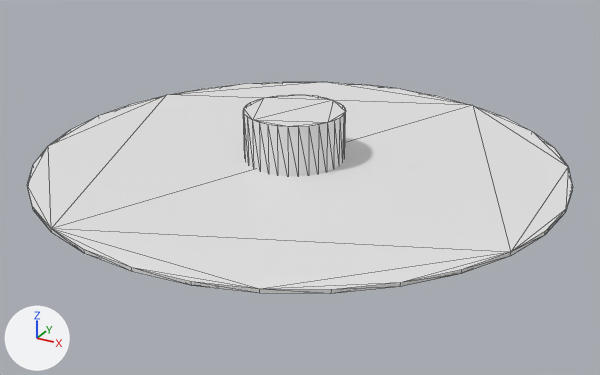
The glTF model bun.glb as it was, and as the next commit left it.
Rendered twice from a 50 mm lens placed at (37.1, -67.0, 24.3), pointed at (1.0, -1.3, -8.5). Lighting does not change. The marker at lower left points along +X, +Y and +Z. The older version comes first. Mesh edges are drawn as thin lines. Where no turn or scale is listed for an object, it has been applied to the vertices.

The scene before the commit, as lines of its bpy script (objects in view):
```python
me_silinder_004 = bpy.data.meshes.new('Silinder.004')
me_silinder_004.from_pydata(...)  # a 32-sided cylinder along z spanning x -25.9..25.9, y -25.9..25.9, z -0.2..0.2
me_silinder_005 = bpy.data.meshes.new('Silinder.005')
me_silinder_005.from_pydata(...)  # a 32-sided cylinder along z spanning x -4.94..4.94, y -4.94..4.94, z -2.62..2.62
ob_silinder = bpy.data.objects.new('Silinder', me_silinder_004)
ob_silinder.location = (0.0, 0.54, -6.16)
ob_silinder_001 = bpy.data.objects.new('Silinder.001', me_silinder_005)
ob_silinder_001.location = (-0.35, 0.05, -3.73)
```
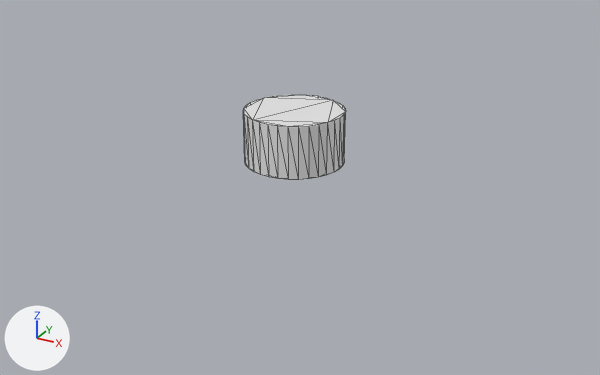
Where the change shows, as pixel boxes (x1, y1, x2, y2) in the pictures (600 x 375 px):
'Silinder', deleted: before (27, 82, 573, 294)

The edits, one by one:
Object 'Silinder' (ob_silinder) is deleted.
